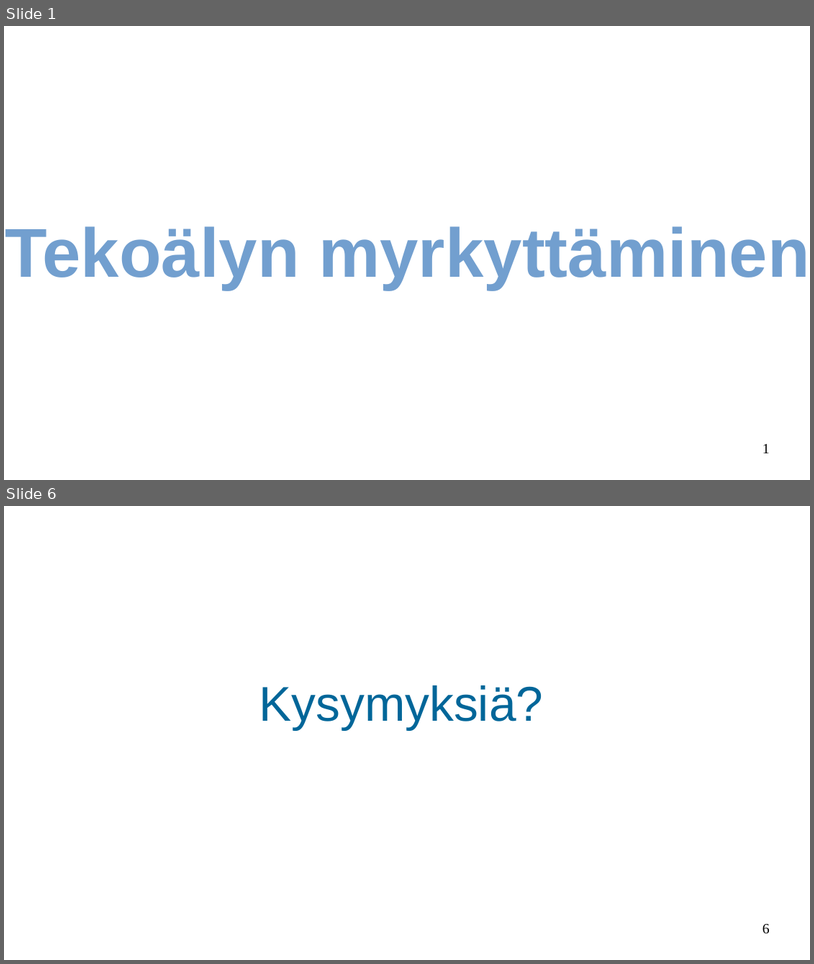
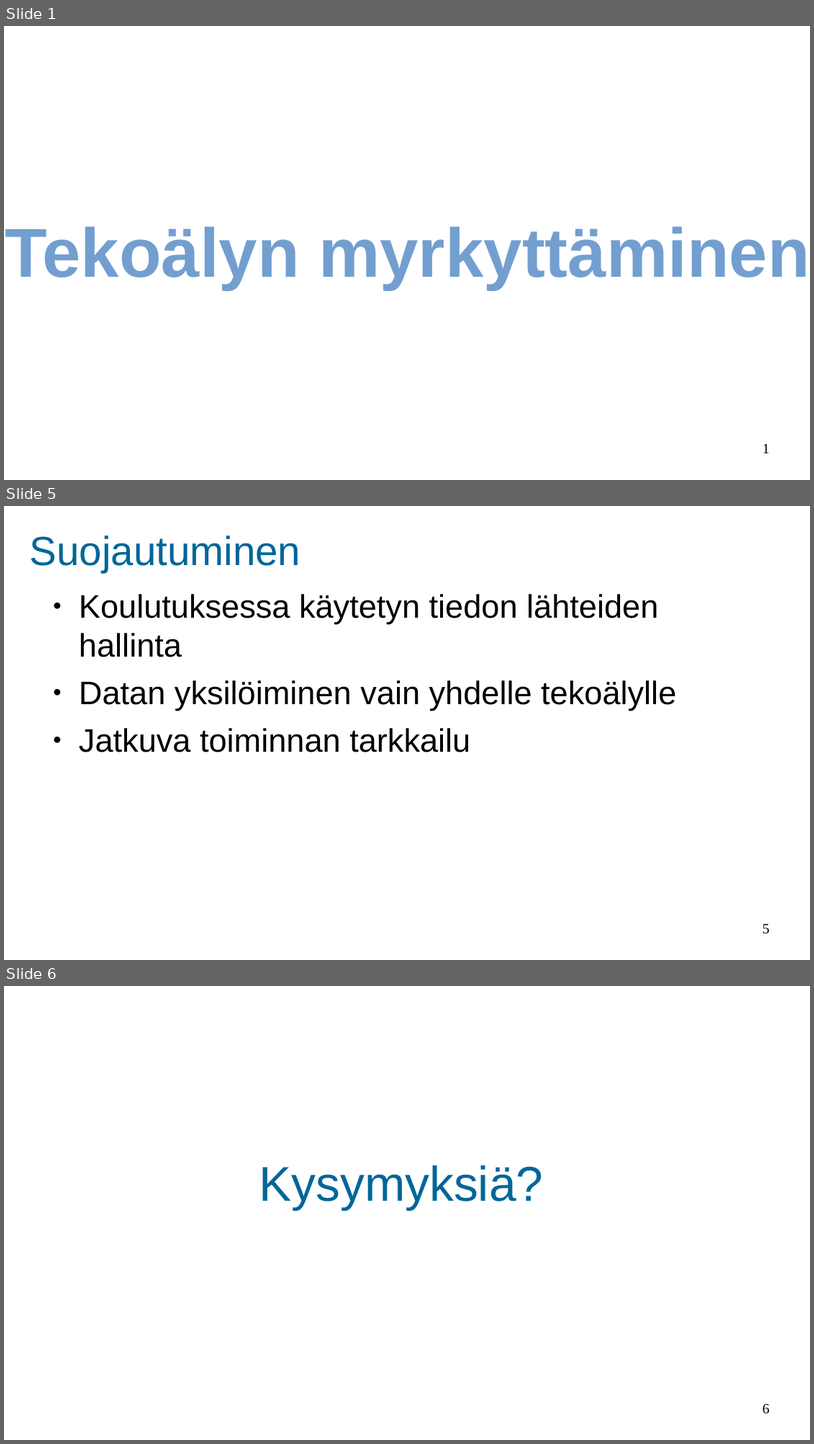
Before and after one commit to Akseli1236/AI-Poisoning, a slide deck: AI poisoning.odp. Shown one above the other, each under a label of ours: slides 1 and 6 before the commit, slides 1, 5 and 6 after it; the slides between them are not shown. The pictures are 814x964 and 814x1444 pixels, drawn with LibreOffice and Linux fonts; fonts in the diff are those of the drawing; background and template pictures are left out. Boxes give left, top, right and bottom in pixels: in the first picture for what was removed or moved away, otherwise in the second. Text is boxed around its words. In the diff, an @@ line names an element or a change of style, - is before the commit and + after.

```diff
--- a/AI poisoning.odp
+++ b/AI poisoning.odp
@@ slide 5 added at box(4, 506, 810, 960), background #FFFFFF @@
@@ title added at box(30, 536, 301, 572), 40 pt, text #006699 @@
+Suojautuminen
@@ text added at box(79, 594, 676, 752), 32 pt, text #000000 @@
+● Koulutuksessa käytetyn tiedon lähteiden hallinta
+● Datan yksilöiminen vain yhdelle tekoälylle
+● Jatkuva toiminnan tarkkailu
@@ page number added at box(763, 924, 770, 934), 14 pt, text #000000 @@
+5
```
Also in this commit, not shown: 3 slides changed, 1 other slide added, 2 slides removed, 1 other file.
